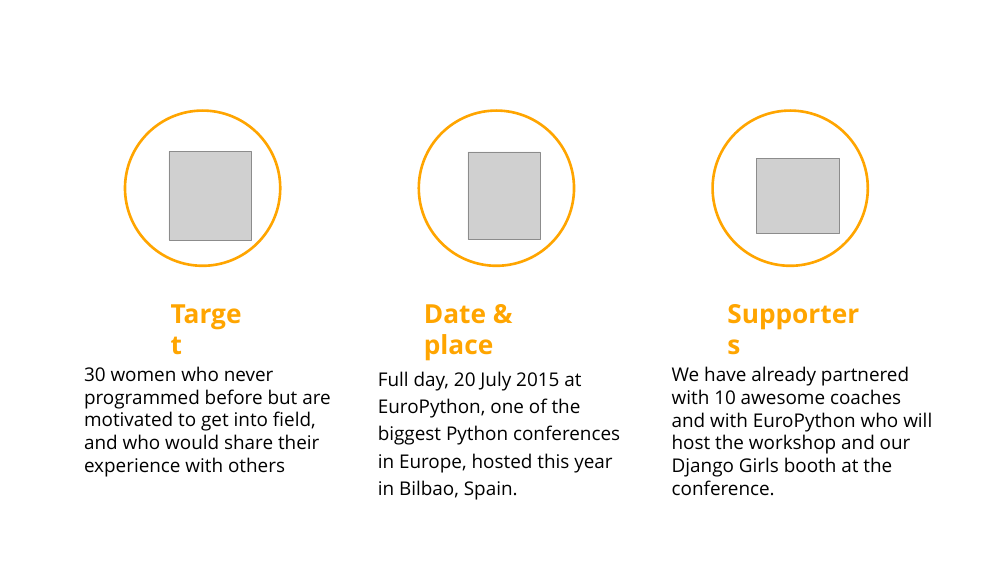
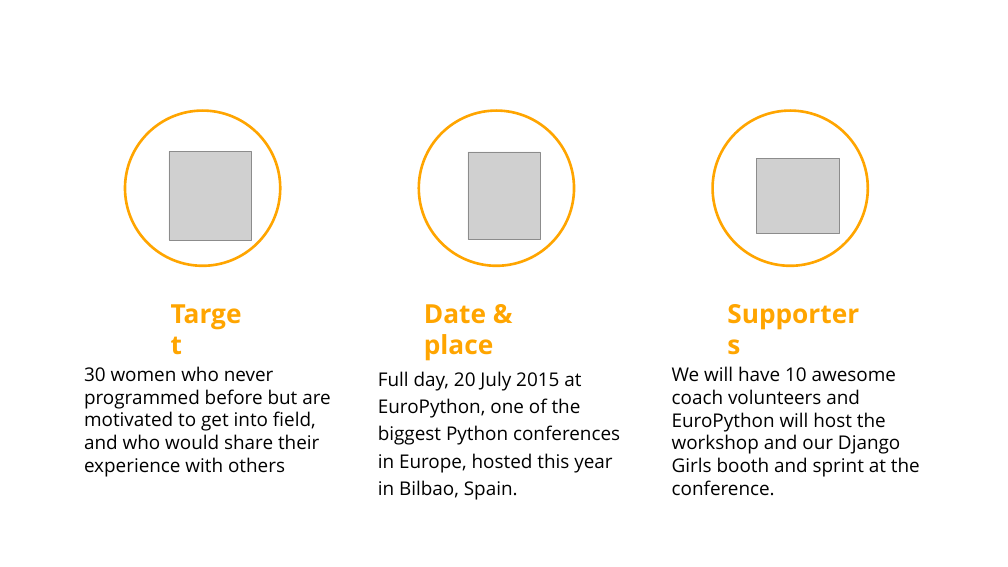
Before and after one commit to thatdocslady/resources, a slide deck: slide 3 of For Promos/ep-07-15/djangogirlsEP15_promote.odp. Drawn at 1008x567 pixels with LibreOffice and Linux fonts; fonts in the diff are those of the drawing; grey boxes stand for pictures. Boxes give left, top, right and bottom in pixels: in the first picture for what was removed or moved away, otherwise in the second. Text is boxed around its words. In the diff, an @@ line names an element or a change of style, - is before the commit and + after.

```diff
--- a/For Promos/ep-07-15/djangogirlsEP15_promote.odp
+++ b/For Promos/ep-07-15/djangogirlsEP15_promote.odp
@@ text at (x1=672, y1=366, x2=920, y2=496): text changed @@
-We have already partnered with 10 awesome coaches and with EuroPython who will host the workshop and our Django Girls booth at the conference.
+We will have 10 awesome coach volunteers and EuroPython will host the workshop and our Django Girls booth and sprint at the conference.
```
Also in this commit, not shown: 1 other slide changed, 19 other files.
